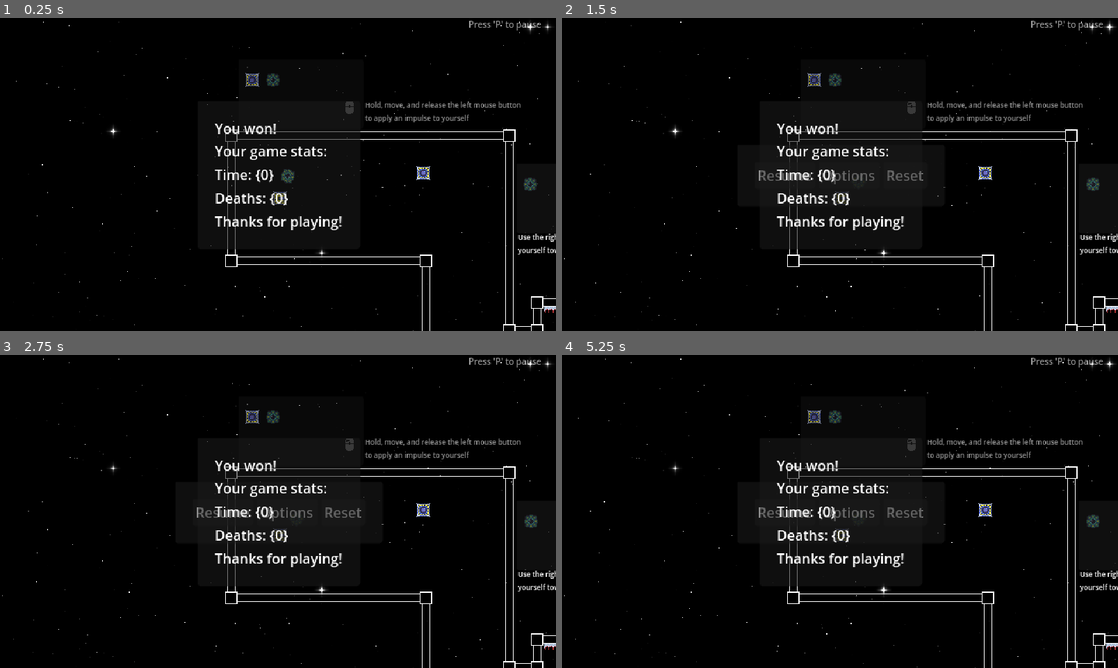
Above: before the commit, frames 1-4 (two rows, left to right).
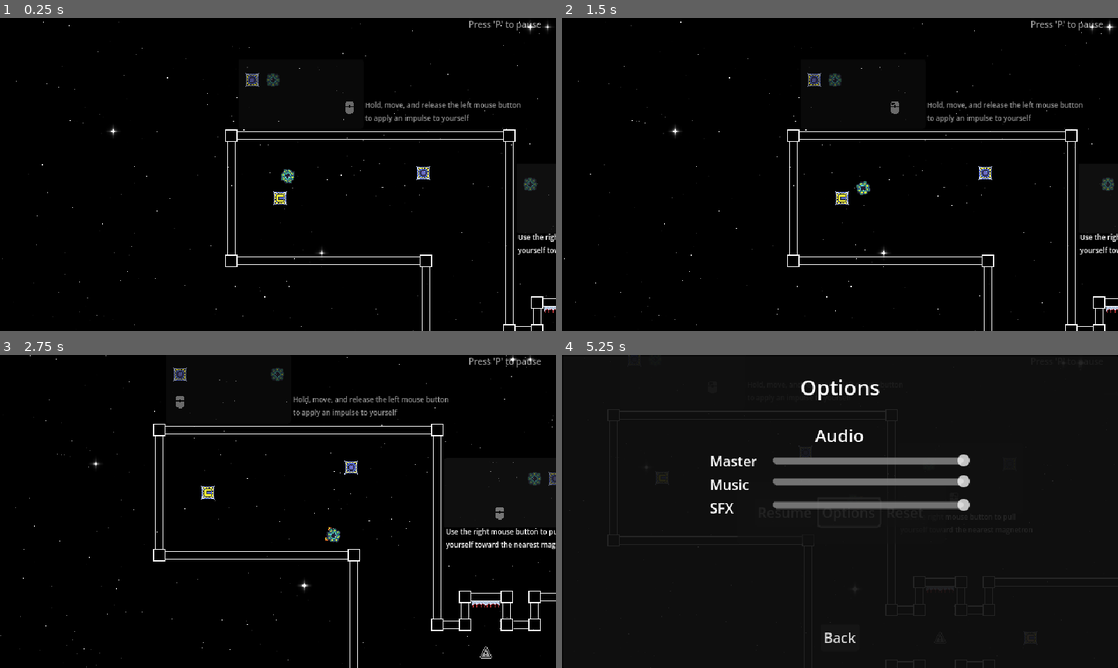
Above: after the commit, the same moments.

Repository: Overkane/BRJ2025-game
Game: Godot game, scene res://scenes/world/world.tscn
The game is run twice, just before and just after one commit, with the same random seed, the same clock (stepped at 60 frames per second) and the same inputs. This scene is started directly instead of the project's main scene.
Inputs (mouse positions are in pixels of both pictures, inside the frame that each line leads up to):
- Up to frame 1 (0.25 s): no input
- Up to frame 2 (1.5 s): tap P (pause) at 0.5 s; move the mouse to (962, 158) at 0.52 s; press the mouse at (962, 158) at 0.53 s; release the mouse at (962, 158) at 1.25 s; click "Resume" at 1.25 s
- Up to frame 3 (2.75 s): click (222, 511) at 2 s, where only the run before the commit has a clickable "Resume"
- Up to frame 4 (5.25 s): click (784, 511) at 2.75 s, where only the run before the commit has a clickable "Resume"; tap P (pause) at 3.5, 4.25 s; move the mouse to (728, 527) at 3.52 s; right-click (728, 527) at 3.6 s; move the mouse to (895, 442) at 4.27 s; press the mouse at (895, 442) at 4.28 s; release the mouse at (895, 442) at 5 s; click "Options" at 5 s

The runs differ from the first frame. In frame 1, 1.6% of the frame differs, in the area x 37-65%, y 26-74%; in frame 2, 2.3%; in frame 3, 6.6%; in frame 4, 8.8%, in the area x 0-100%, y 0-100%.

Commit message:
Progress

Diff:
--- a/scenes/world/world.gd
+++ b/scenes/world/world.gd
@@ -89,7 +89,7 @@
 		$HUD/GameWonScreen/MarginContainer/VBoxContainer/DeathCount.text = $HUD/GameWonScreen/MarginContainer/VBoxContainer/DeathCount.text.format([$Player.deathCount])
 		var timerText = $HUD/GameWonScreen/MarginContainer/VBoxContainer/TimeCount.text
 		var timeOverall = $Player.timeElapsed
-		var timeMins = int(timeOverall) / 60.
+		var timeMins = int(int(timeOverall) / 60.)
 		timeOverall -= timeMins * 60
 		var seconds = int(timeOverall)
 		timeOverall -= seconds
--- a/scenes/world/world.tscn
+++ b/scenes/world/world.tscn
@@ -891,6 +891,7 @@
 
 [node name="GameWonScreen" type="PanelContainer" parent="HUD"]
 process_mode = 2
+visible = false
 anchors_preset = 8
 anchor_left = 0.5
 anchor_top = 0.5
